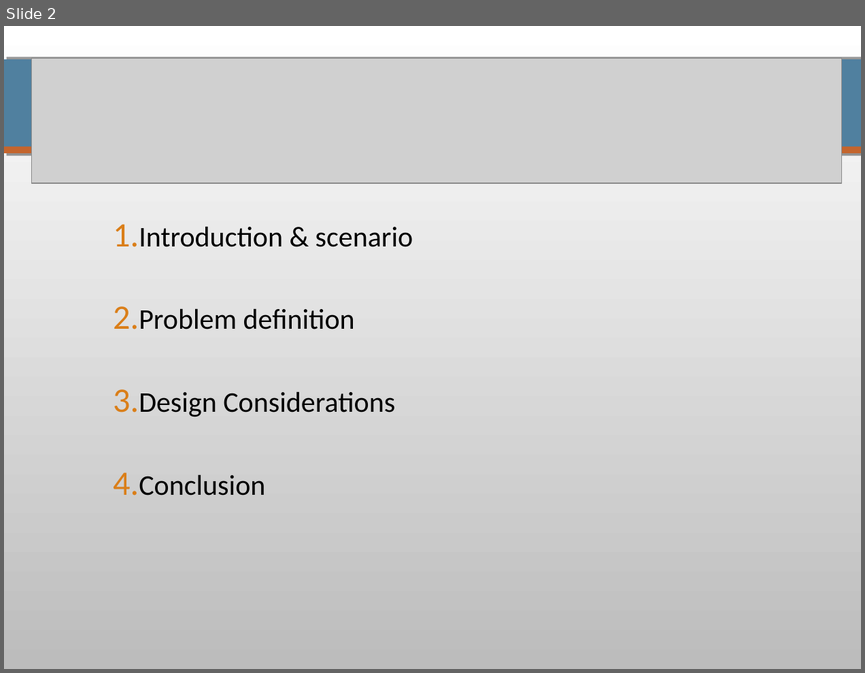
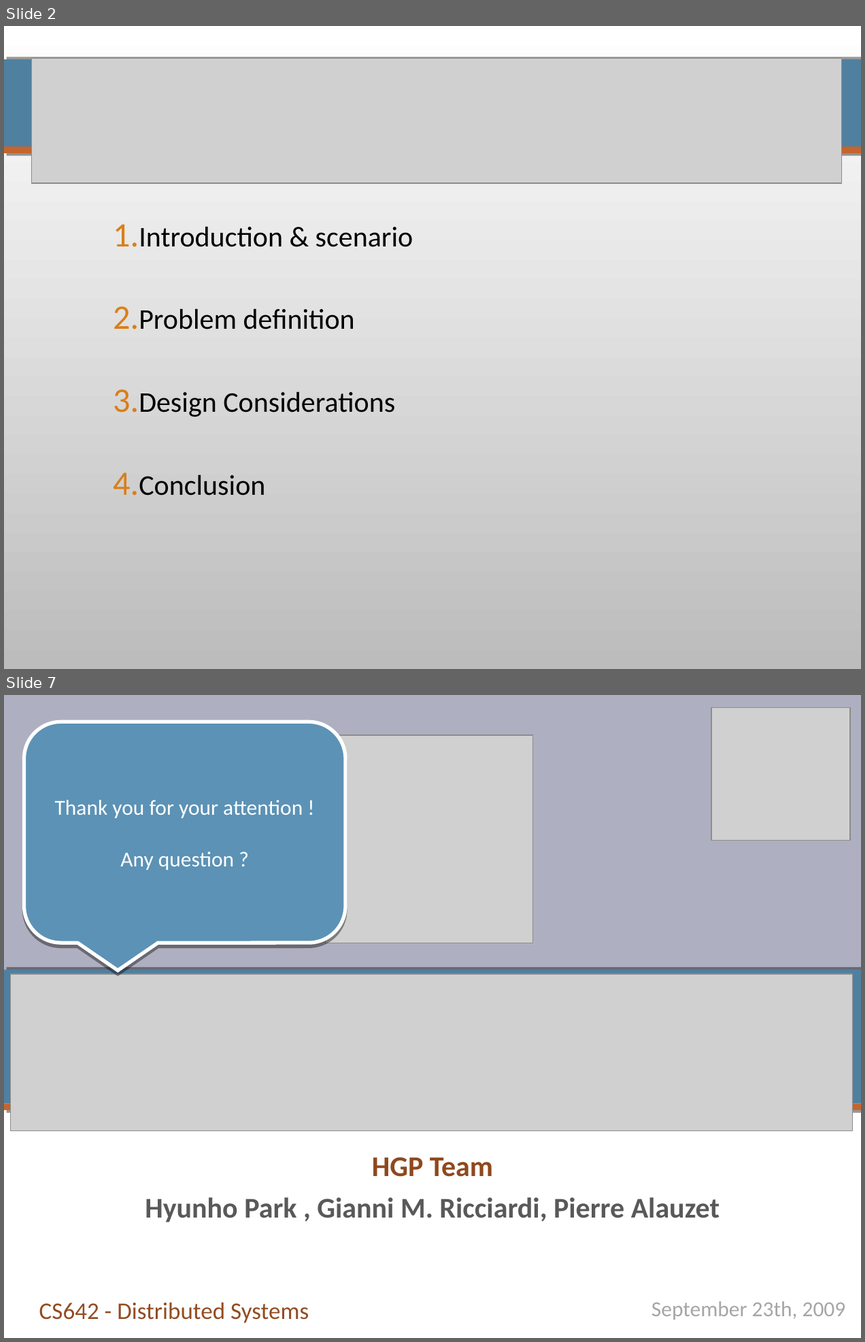
Before and after one commit to pierrealauzet/skemasnet, a slide deck: CS642_HGP_Proposal.ppt. Shown one above the other, each under a label of ours: slide 2 before the commit, slides 2 and 7 after it; the slides between them are not shown. The pictures are 865x673 and 865x1342 pixels, drawn with LibreOffice and Linux fonts; fonts in the diff are those of the drawing; grey boxes stand for pictures. Boxes give left, top, right and bottom in pixels: in the first picture for what was removed or moved away, otherwise in the second. Text is boxed around its words. In the diff, an @@ line names an element or a change of style, - is before the commit and + after.

```diff
--- a/CS642_HGP_Proposal.ppt
+++ b/CS642_HGP_Proposal.ppt
@@ slide 7 added at box(4, 695, 861, 1338), background #FFFFFF @@
@@ rectangle added at box(4, 695, 861, 997), fill #AEB0C1 @@
@@ picture added at box(711, 708, 850, 841) @@
@@ rounded speech box added at box(24, 722, 345, 943), fill #5C92B5, outline #FFFFFF 3 pt, 18 pt, text #FFFFFF @@
+Thank you for your attention !
+Any question ?
@@ picture added at box(325, 735, 532, 943) @@
@@ rectangle added at box(4, 969, 861, 1103), fill #50809F @@
@@ picture added at box(10, 974, 852, 1130) @@
@@ rectangle added at box(4, 1104, 861, 1110), fill #C4652D @@
@@ subtitle added at box(145, 1157, 719, 1222), 24 pt, text #595959, bold @@
+HGP Team
+Hyunho Park , Gianni M. Ricciardi, Pierre Alauzet
@@ text added at box(39, 1302, 309, 1323), 20 pt, text #934C22 @@
+CS642 - Distributed Systems
@@ text added at box(651, 1301, 846, 1319), 18 pt, text #A6A6A6 @@
+September 23th, 2009
```
Also in this commit, not shown: 5 slides changed, 1 other slide added, 3 slides removed.
